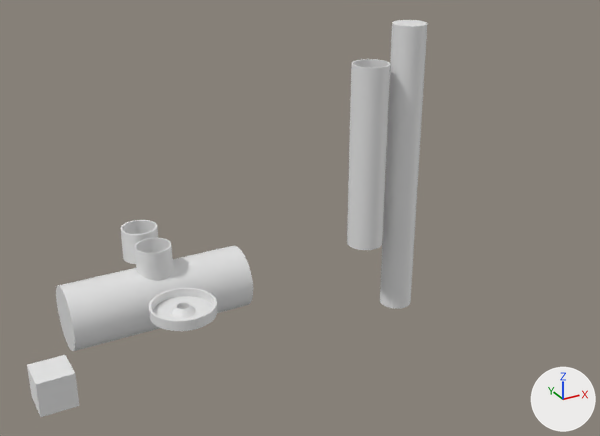
Before and after pictures for a commit that changed the Blender file hydroponic-fittings/hydroponic-fittings.blend.
Before and after are seen from a 50 mm camera at (-383.0, -1072.0, 674.0) aimed at (187.0, -35.0, 155.0). The lights are fixed; the arrows at lower right show +X, +Y and +Z.

Names of what the first picture shows: '108-OD', '2-inch-OD', '2in-pipe', 'Cube', 'cap-4in', 'station', 'station.001'.
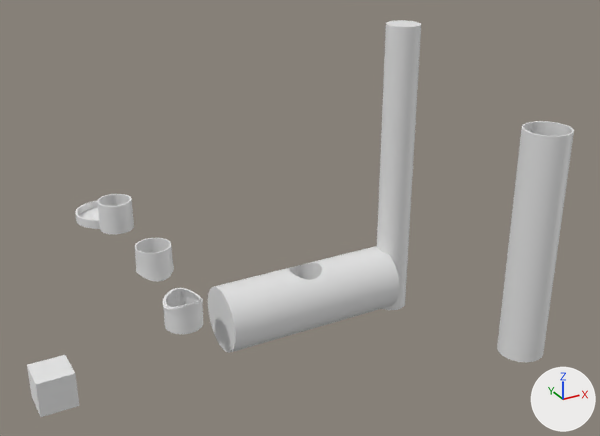
Commit message: autosync flanged station

Location of each change, (x1, y1, x2, y2) in pixels of the pictures (600 x 436 px):
'108-OD', reshaped, moved: before (56, 246, 253, 351); after (208, 246, 400, 353)
'2in-pipe', moved: before (347, 59, 390, 250); after (497, 121, 574, 362)
'2-inch-OD', moved: before (380, 20, 427, 309); after (377, 20, 421, 310)
'cap-4in', moved: before (149, 288, 217, 331); after (75, 201, 100, 229)
'station.001', moved: before (120, 220, 158, 264); after (97, 194, 134, 234)
'flange-station', added: after (163, 288, 203, 334)

The change in detail:
me_cylinder is used by ob_108_od; location (-153.0, 126.0, -10.0); rotation (0.0, 1.571, 0.0), in degrees (0, 90, 0).
me_cylinder had 128 vertices, 66 faces and spanned x -54.0..54.0, y -54.0..54.0, z -1.0..307.0.
me_cylinder now has 296 vertices, 150 faces and spans x -54.0..54.0, y -54.0..54.0, z -154.0..154.0.
me_cylinder part 1: 128 vertices removed from x -54.0..54.0, y -54.0..54.0, z -1.0..307.0; 296 vertices added at x -54.0..54.0, y -54.0..54.0, z -154.0..154.0.
Mesh me_circle_003 is new.
It has 663 vertices, 499 faces and spans x -30.6..30.8, y -30.3..31.3, z 0.0..50.3.
Object 'cap-4in' (ob_cap_4in) moves from (0.0, 0.0, 36.0) to (0.0, 423.0, 36.0).
Object 'station.001' (ob_station_001) moves from (0.0, 194.0, 34.0) to (0.0, 332.0, 34.0).
Object '2-inch-OD' (ob_2_inch_od) moves from (402.0, 0.0, -66.0) to (391.0, 0.0, -66.0).
Object '2in-pipe' (ob_2in_pipe) moves from (332.0, 0.0, 66.0) to (332.0, -382.0, 66.0).
Object '108-OD' (ob_108_od) moves from (-153.0, 126.0, -10.0) to (216.0, 0.0, -9.0).
Object 'flange-station' (ob_flange_station) is new; it shows me_circle_003.
Its location is (0.0, 0.0, 0.0).
